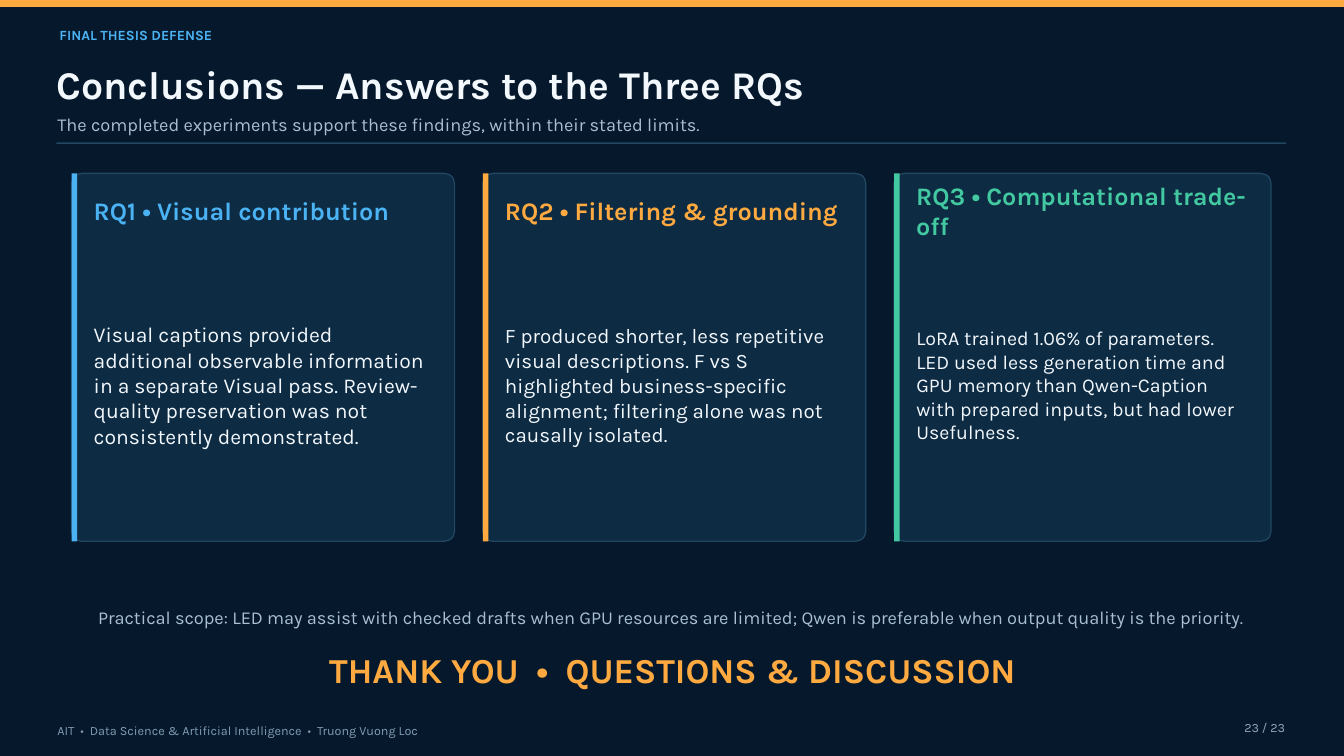
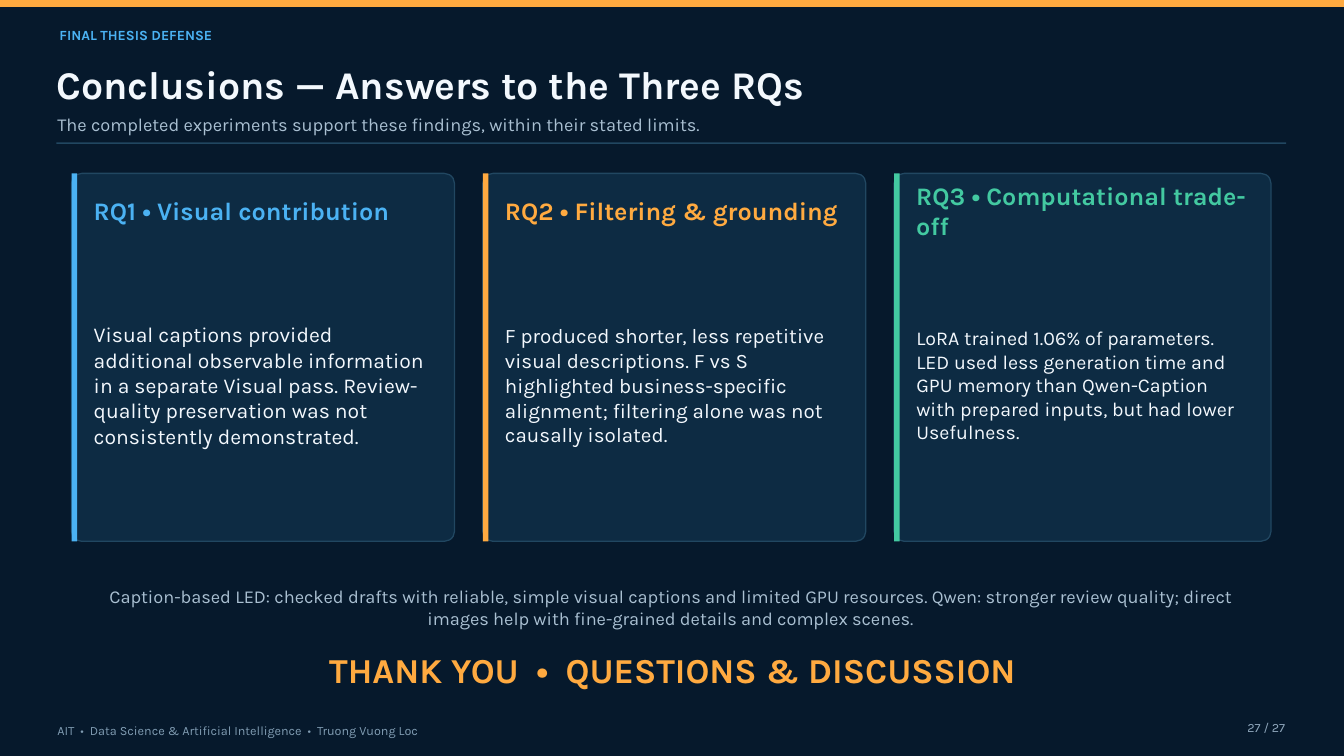
Before and after one commit to vltruong01/restaurant-summarization-thesis, a slide deck: slide 27 of thesis/thesis_slides.pptx (slide 23 before the commit). Drawn at 1344x756 pixels with LibreOffice and Linux fonts; fonts in the diff are those of the drawing. Boxes give left, top, right and bottom in pixels: in the first picture for what was removed or moved away, otherwise in the second. Text is boxed around its words. In the diff, an @@ line names an element or a change of style, - is before the commit and + after.

```diff
--- a/thesis/thesis_slides.pptx
+++ b/thesis/thesis_slides.pptx
@@ text at <box>109,590,1231,630</box>: text changed @@
-Practical scope: LED may assist with checked drafts when GPU resources are limited; Qwen is preferable when output quality is the priority.
+Caption-based LED: checked drafts with reliable, simple visual captions and limited GPU resources. Qwen: stronger review quality; direct images help with fine-grained details and complex scenes.
@@ text at <box>1247,724,1285,732</box>: text changed @@
-23 / 23
+27 / 27
```
Also in this commit, not shown: 20 other slides changed, 5 slides added, 1 slide removed, 7 other files.
